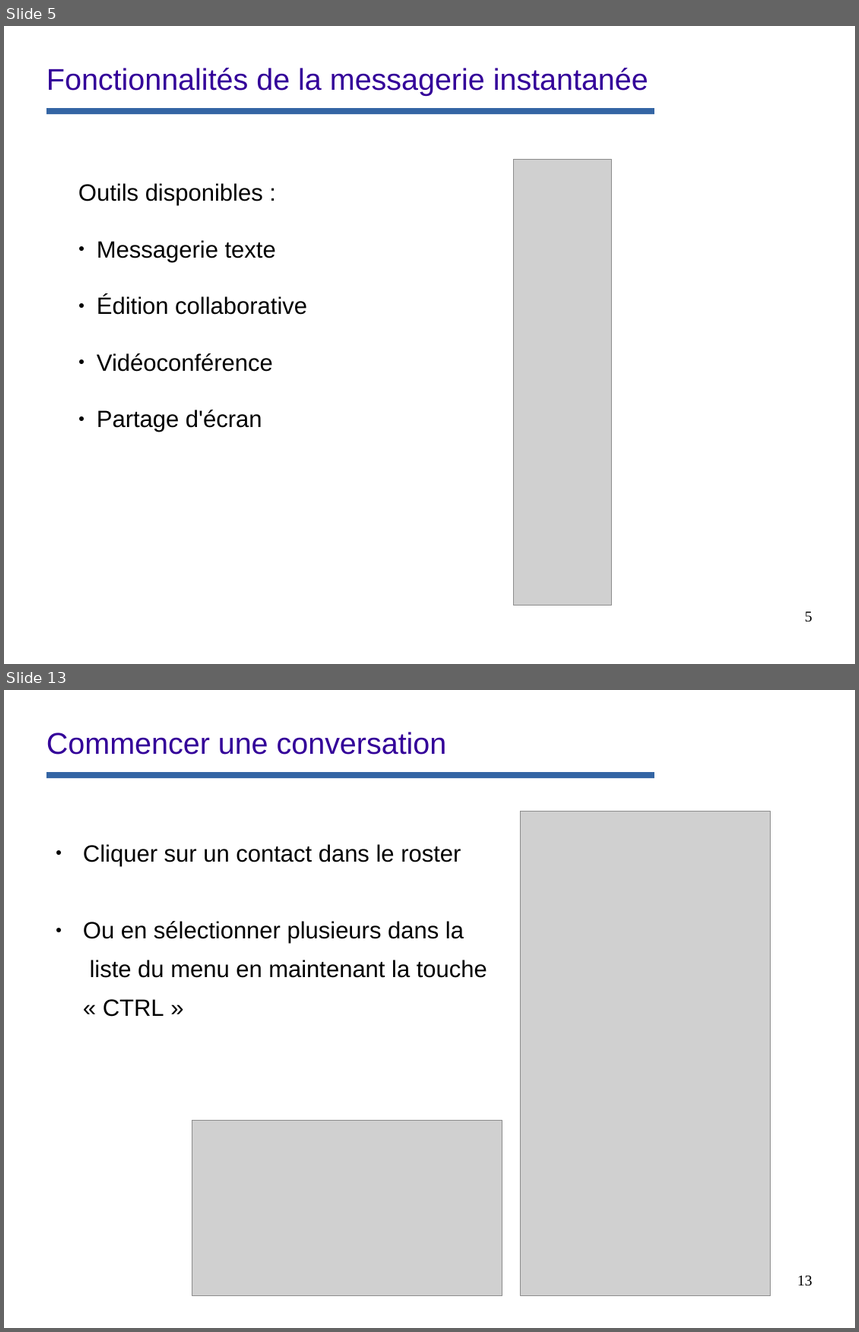
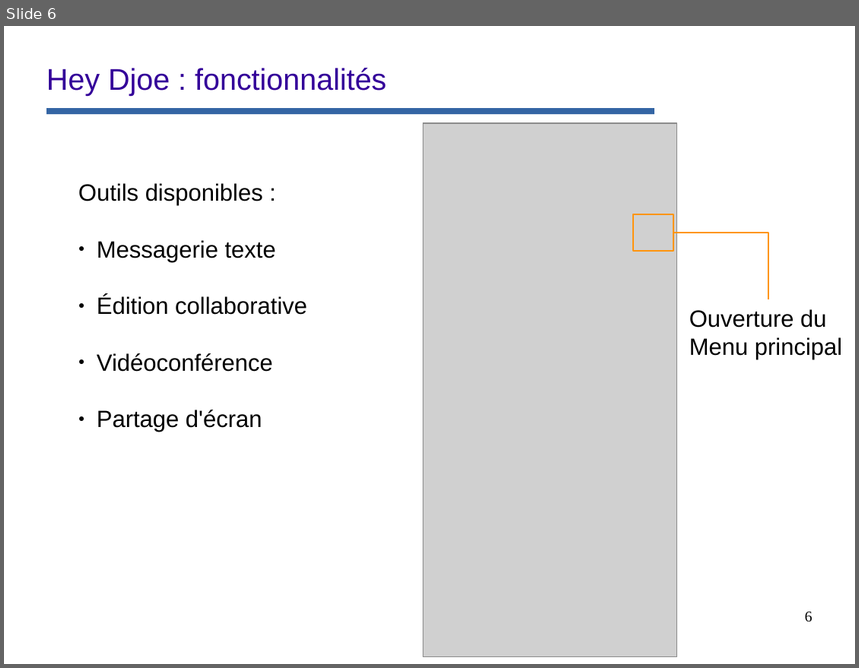
Before and after one commit to remipassmoilesel/heydjoe, a slide deck: opt/documentation/diapo-functionalities.odp. Shown one above the other, each under a label of ours: slides 5 and 13 before the commit, slide 6 after it; the slides between them are not shown. The pictures are 859x1332 and 859x668 pixels, drawn with LibreOffice and Linux fonts; fonts in the diff are those of the drawing; grey boxes stand for pictures; background and template pictures are left out. Boxes give left, top, right and bottom in pixels: in the first picture for what was removed or moved away, otherwise in the second. Text is boxed around its words. In the diff, an @@ line names an element or a change of style, - is before the commit and + after.

```diff
--- a/opt/documentation/diapo-functionalities.odp
+++ b/opt/documentation/diapo-functionalities.odp
@@ slide 13 removed at [4,690,855,1328], background #FFFFFF; not listed: 1 template element that a slide beside it also shows @@
@@ title removed at [47,732,447,755] @@
-Commencer une conversation
@@ picture removed at [521,812,771,1296] @@
@@ text removed at [83,844,487,1017] @@
-● Cliquer sur un contact dans le roster
-● Ou en sélectionner plusieurs dans la
-liste du menu en maintenant la touche
-« CTRL »
@@ picture removed at [192,1121,503,1296] @@
@@ page number removed at [797,1276,813,1287] @@
-13
@@ what was slide 5 is now slide 6 @@
@@ slide 6 changed as well @@
@@ title at [47,68,386,96]: text changed @@
-Fonctionnalités de la messagerie instantanée
+Hey Djoe : fonctionnalités
@@ picture: place and size @@
-picture at [514,160,612,605]
+picture at [424,123,677,658]
@@ rectangle added at [633,214,674,251], outline #FF950E 1.42 pt @@
@@ elbow line added from (674, 233) to (769, 300), #FF950E 1.42 pt @@
@@ text added at [690,309,842,360], 22 pt, text #000000 @@
+Ouverture du
+Menu principal
@@ page number at [805,612,813,623]: text changed @@
-5
+6
```
Also in this commit, not shown: 5 other slides changed, 15 slides added, 10 other slides removed, 15 other files.
